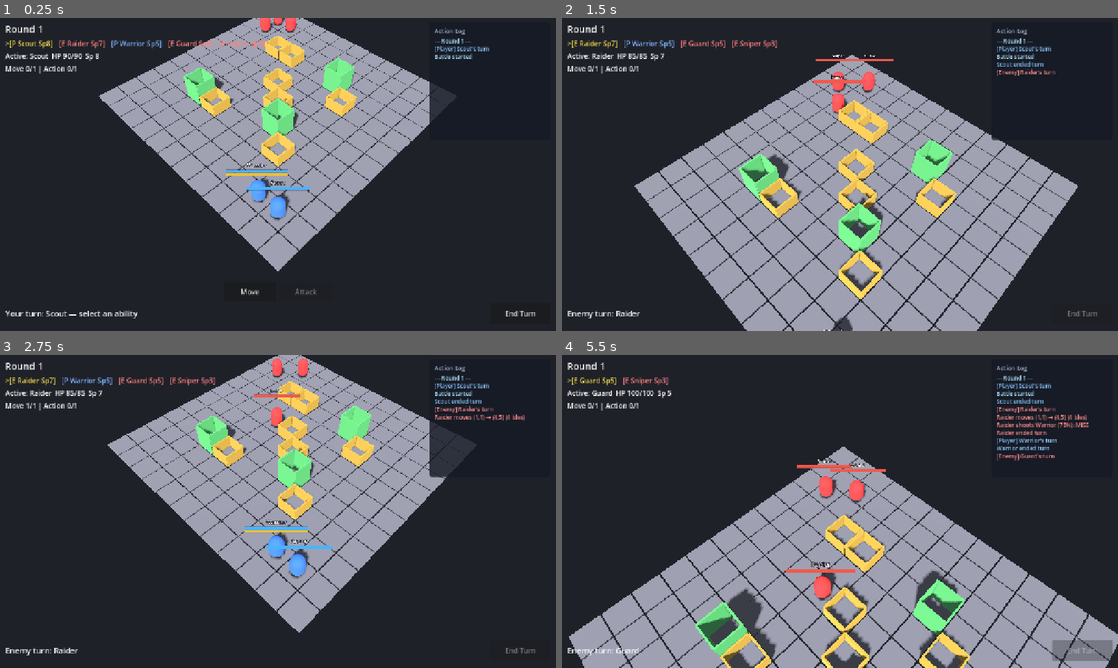
Above: before the commit, frames 1-4 (two rows, left to right).
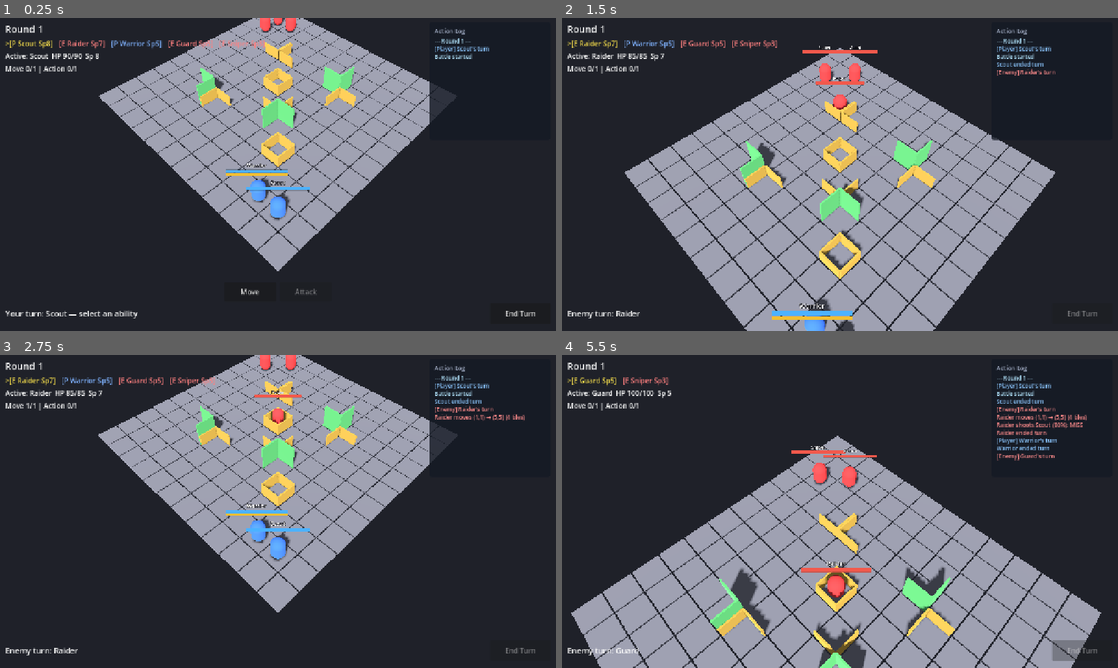
Above: after the commit, the same moments.

Repository: jabber484/battlechess-godot
Game: Godot game, scene res://scenes/battle/Battle.tscn
Two runs of this game, one before a commit and one after it. Both use one fixed random seed, a clock stepped at 60 frames per second and the inputs below.
Inputs (mouse positions are in pixels of both pictures, inside the frame that each line leads up to):
- Up to frame 1 (0.25 s): no input
- Up to frame 2 (1.5 s): click "End Turn" at 0.5 s; move the mouse to (962, 158) at 1.27 s; hold S (camera_pan_back) from 1.28 s (still down); click (962, 158) at 1.42 s
- Up to frame 3 (2.75 s): move the mouse to (166, 527) at 2.02 s; release S (camera_pan_back) at 2.03 s; tap W (camera_pan_forward) at 2.1 s; click (166, 527) at 2.17 s
- Up to frame 4 (5.5 s): tap Enter at 2.75 s; move the mouse to (895, 442) at 2.77 s; hold A (camera_pan_left) 2.78-3.53 s; click (895, 442) at 2.92 s; move the mouse to (812, 574) at 3.52 s; tap D (camera_pan_right) at 3.6 s; click (812, 574) at 3.67 s; click "Move" at 4.25 s; click "End Turn" at 5 s

The runs differ from the first frame. In frame 1, 1.3% of the frame differs, in the area x 33-65%, y 5-38%; in frame 2, 16%; in frame 3, 12%; in frame 4, 19%, in the area x 1-100%, y 19-100%.

Commit message:
Refactor combat mechanics and enhance cover system for strategic gameplay
- Updated hit chance calculations to incorporate distance penalties based on tile range, improving accuracy assessments.
- Introduced edge cover mechanics for tiles, allowing for directional cover evaluations during combat.
- Enhanced grid view to visually represent cover on tiles, improving player awareness of tactical options.
- Refactored AI scoring logic to account for distance and cover penalties, promoting more strategic decision-making in attacks.

Diff:
--- a/scripts/abilities/simple_attack_ability_data.gd
+++ b/scripts/abilities/simple_attack_ability_data.gd
@@ -2,7 +2,7 @@
 extends AbilityData
 
 @export var attack_range: int = 5
-## Hit-chance reduction per tile of range. 0 = no distance falloff.
+## Hit-chance reduction per tile beyond adjacent (distance uses N-1). 0 = no falloff.
 @export var distance_penalty_per_tile: int = 5
 
 
--- a/scripts/battle/battle_controller.gd
+++ b/scripts/battle/battle_controller.gd
@@ -233,16 +233,14 @@
 	if not ability.is_valid_target(attacker, defender.grid_pos, _ability_ctx):
 		battle_ui.set_status("Out of range")
 		return
-	var distance_penalty_per_tile := _distance_penalty_per_tile(ability)
-	var chance := combat_system.compute_hit_chance(
-		attacker, defender, distance_penalty_per_tile
-	)
 	if _pending_attack_target == defender:
 		await _execute_ability(ability, attacker, defender.grid_pos)
 	else:
 		_pending_attack_target = defender
 		_presenter.focus_unit(defender)
-		battle_ui.set_hit_chance("Hit chance: %d%% — click again to confirm" % chance)
+		battle_ui.set_hit_chance(
+			"%s — click again to confirm" % _hit_chance_text(attacker, defender, ability)
+		)
 		battle_ui.set_status("Targeting %s" % defender.display_name)
 
 
@@ -345,20 +343,54 @@
 	grid_view.clear_highlights()
 	var active := turn_manager.active_unit
 	if active == null or not active.is_player() or battle_state.is_over():
+		battle_ui.set_hit_chance("")
 		return
 	if _selected_ability == null or not _selected_ability.can_activate(active, _ability_ctx):
+		battle_ui.set_hit_chance("")
 		return
 	var tiles := _selected_ability.get_target_tiles(active, _ability_ctx)
 	if tiles.is_empty():
+		battle_ui.set_hit_chance("")
 		return
 	match _selected_ability.category:
 		BattleEnums.AbilityCategory.MOVE:
+			battle_ui.set_hit_chance("")
 			grid_view.show_reachable(tiles)
 			_refresh_move_hover_preview(active)
 		BattleEnums.AbilityCategory.ACTION:
 			grid_view.show_attackable(tiles)
+			_refresh_attack_hover_preview(active)
 		_:
 			grid_view.show_attackable(tiles)
+			_refresh_attack_hover_preview(active)
+
+
+func _refresh_attack_hover_preview(unit: Unit) -> void:
+	if unit == null or _selected_ability == null:
+		battle_ui.set_hit_chance("")
+		return
+	if not GridMath.is_in_bounds(_hovered_tile):
+		battle_ui.set_hit_chance("")
+		return
+	if not _selected_ability.is_valid_target(unit, _hovered_tile, _ability_ctx):
+		battle_ui.set_hit_chance("")
+		return
+	var defender := grid_system.get_occupant(_hovered_tile)
+	if defender == null or not defender.is_enemy():
+		battle_ui.set_hit_chance("")
+		return
+	grid_view.show_hover(_hovered_tile)
+	var text := _hit_chance_text(unit, defender, _selected_ability)
+	if _pending_attack_target == defender:
+		text = "%s — click again to confirm" % text
+	battle_ui.set_hit_chance(text)
+
+
+func _hit_chance_text(attacker: Unit, defender: Unit, ability: AbilityData) -> String:
+	var breakdown := combat_system.explain_hit_chance(
+		attacker, defender, _distance_penalty_per_tile(ability)
+	)
+	return combat_system.format_hit_chance(breakdown)
 
 
 func _refresh_move_hover_preview(unit: Unit) -> void:
--- a/scripts/data/battle_tile.gd
+++ b/scripts/data/battle_tile.gd
@@ -4,7 +4,8 @@
 var grid_pos: Vector2i = Vector2i.ZERO
 var walkable: bool = true
 var height: float = 0.0
-var cover: BattleEnums.Cover = BattleEnums.Cover.NONE
+## Cover on each cardinal edge of this tile (Direction -> Cover).
+var edge_cover: Dictionary = {}
 var occupant = null # Unit
 
 
@@ -14,3 +15,20 @@
 
 func clear_occupant() -> void:
 	occupant = null
+
+
+func get_edge_cover(dir: BattleEnums.Direction) -> BattleEnums.Cover:
+	return edge_cover.get(dir, BattleEnums.Cover.NONE) as BattleEnums.Cover
+
+
+func set_edge_cover(dir: BattleEnums.Direction, cover: BattleEnums.Cover) -> void:
+	if cover == BattleEnums.Cover.NONE:
+		edge_cover.erase(dir)
+		return
+	var existing: BattleEnums.Cover = get_edge_cover(dir)
+	if int(cover) >= int(existing):
+		edge_cover[dir] = cover
+
+
+func has_any_cover() -> bool:
+	return not edge_cover.is_empty()
--- a/scripts/data/enums.gd
+++ b/scripts/data/enums.gd
@@ -4,6 +4,9 @@
 enum Team { PLAYER, ENEMY }
 
 enum Cover { NONE, HALF, FULL }
+
+## Cardinal edges for directional cover (grid: +x east, +y south).
+enum Direction { NORTH, EAST, SOUTH, WEST }
 
 enum TurnPhase { IDLE, UNIT_TURN, ROUND_END, BATTLE_OVER }
 
@@ -16,3 +19,36 @@
 enum UnitResource { NONE, STAMINA, MANA, ENERGY }
 
 enum Presentation { NONE, MOVE, ATTACK }
+
+const DIRECTION_VECTORS: Array[Vector2i] = [
+	Vector2i(0, -1), # NORTH
+	Vector2i(1, 0), # EAST
+	Vector2i(0, 1), # SOUTH
+	Vector2i(-1, 0), # WEST
+]
+
+const ALL_DIRECTIONS: Array[Direction] = [
+	Direction.NORTH,
+	Direction.EAST,
+	Direction.SOUTH,
+	Direction.WEST,
+]
+
+
+static func direction_to_vector(dir: Direction) -> Vector2i:
+	return DIRECTION_VECTORS[int(dir)]
+
+
+static func vector_to_direction(offset: Vector2i) -> Direction:
+	match offset:
+		Vector2i(0, -1):
+			return Direction.NORTH
+		Vector2i(1, 0):
+			return Direction.EAST
+		Vector2i(0, 1):
+			return Direction.SOUTH
+		Vector2i(-1, 0):
+			return Direction.WEST
+		_:
+			push_error("Not a cardinal offset: %s" % offset)
+			return Direction.NORTH
--- a/scripts/systems/ai_system.gd
+++ b/scripts/systems/ai_system.gd
@@ -145,7 +145,7 @@
 				pass
 		if dist <= max_range:
 			can_shoot_from_here = true
-			var distance_penalty := dist * distance_penalty_per_tile
+			var distance_penalty := maxi(0, dist - 1) * distance_penalty_per_tile
 			var cover_penalty: int = combat_system.cover_penalty_between(tile, player.grid_pos)
 			var chance := clampi(unit.accuracy - distance_penalty - cover_penalty, 5, 100)
 			score += 40 + chance / 2
--- a/scripts/systems/combat_system.gd
+++ b/scripts/systems/combat_system.gd
@@ -42,10 +42,58 @@
 	defender: Unit,
 	distance_penalty_per_tile: int = 0,
 ) -> int:
+	return int(explain_hit_chance(attacker, defender, distance_penalty_per_tile)["chance"])
+
+
+## Accuracy, distance, and cover terms that feed `compute_hit_chance`.
+func explain_hit_chance(
+	attacker: Unit,
+	defender: Unit,
+	distance_penalty_per_tile: int = 0,
+) -> Dictionary:
 	var distance := GridMath.chebyshev(attacker.grid_pos, defender.grid_pos)
-	var distance_penalty := distance * distance_penalty_per_tile
-	var cover_penalty := cover_penalty_between(attacker.grid_pos, defender.grid_pos)
-	return clampi(attacker.accuracy - distance_penalty - cover_penalty, 5, 100)
+	## Falloff starts after adjacent (distance 1): penalty uses (N - 1) tiles.
+	var distance_steps := maxi(0, distance - 1)
+	var distance_penalty := distance_steps * distance_penalty_per_tile
+	var cover: BattleEnums.Cover = grid_system.get_directional_cover(
+		defender.grid_pos, attacker.grid_pos
+	)
+	var cover_penalty := _penalty_for_cover(cover)
+	var raw := attacker.accuracy - distance_penalty - cover_penalty
+	return {
+		"chance": clampi(raw, 5, 100),
+		"accuracy": attacker.accuracy,
+		"distance": distance,
+		"distance_steps": distance_steps,
+		"distance_penalty": distance_penalty,
+		"distance_penalty_per_tile": distance_penalty_per_tile,
+		"cover": cover,
+		"cover_penalty": cover_penalty,
+	}
+
+
+func format_hit_chance(breakdown: Dictionary) -> String:
+	var parts: PackedStringArray = PackedStringArray()
+	parts.append("%d base" % int(breakdown["accuracy"]))
+	var distance_penalty: int = int(breakdown["distance_penalty"])
+	if distance_penalty > 0:
+		parts.append(
+			"−%d dist (%d×%d)"
+			% [
+				distance_penalty,
+				int(breakdown["distance_steps"]),
+				int(breakdown["distance_penalty_per_tile"]),
+			]
+		)
+	var cover_penalty: int = int(breakdown["cover_penalty"])
+	if cover_penalty > 0:
+		var cover_name := (
+			"full cover"
+			if breakdown["cover"] == BattleEnums.Cover.FULL
+			else "half cover"
+		)
+		parts.append("−%d %s" % [cover_penalty, cover_name])
+	return "Hit %d%%: %s" % [int(breakdown["chance"]), " ".join(parts)]
 
 
 func cover_penalty_between(attacker_pos: Vector2i, defender_pos: Vector2i) -> int:
--- a/scripts/systems/grid_system.gd
+++ b/scripts/systems/grid_system.gd
@@ -5,17 +5,18 @@
 signal occupancy_changed(grid_pos: Vector2i)
 
 var tiles: Dictionary = {} # Vector2i -> BattleTile
+## Each entry: pos, cover level, dirs (cardinal edges that provide that cover).
 var _cover_layout: Array[Dictionary] = [
-	{"pos": Vector2i(3, 3), "cover": BattleEnums.Cover.HALF},
-	{"pos": Vector2i(4, 3), "cover": BattleEnums.Cover.HALF},
-	{"pos": Vector2i(7, 3), "cover": BattleEnums.Cover.FULL},
-	{"pos": Vector2i(8, 4), "cover": BattleEnums.Cover.HALF},
-	{"pos": Vector2i(3, 8), "cover": BattleEnums.Cover.FULL},
-	{"pos": Vector2i(4, 8), "cover": BattleEnums.Cover.HALF},
-	{"pos": Vector2i(6, 6), "cover": BattleEnums.Cover.HALF},
-	{"pos": Vector2i(7, 7), "cover": BattleEnums.Cover.FULL},
-	{"pos": Vector2i(5, 5), "cover": BattleEnums.Cover.HALF},
-	{"pos": Vector2i(8, 8), "cover": BattleEnums.Cover.HALF},
+	{"pos": Vector2i(3, 3), "cover": BattleEnums.Cover.HALF, "dirs": [BattleEnums.Direction.SOUTH, BattleEnums.Direction.EAST]},
+	{"pos": Vector2i(4, 3), "cover": BattleEnums.Cover.HALF, "dirs": [BattleEnums.Direction.SOUTH, BattleEnums.Direction.WEST]},
+	{"pos": Vector2i(7, 3), "cover": BattleEnums.Cover.FULL, "dirs": [BattleEnums.Direction.SOUTH, BattleEnums.Direction.EAST]},
+	{"pos": Vector2i(8, 4), "cover": BattleEnums.Cover.HALF, "dirs": [BattleEnums.Direction.NORTH, BattleEnums.Direction.WEST]},
+	{"pos": Vector2i(3, 8), "cover": BattleEnums.Cover.FULL, "dirs": [BattleEnums.Direction.NORTH, BattleEnums.Direction.EAST]},
+	{"pos": Vector2i(4, 8), "cover": BattleEnums.Cover.HALF, "dirs": [BattleEnums.Direction.NORTH, BattleEnums.Direction.WEST]},
+	{"pos": Vector2i(6, 6), "cover": BattleEnums.Cover.HALF, "dirs": [BattleEnums.Direction.SOUTH, BattleEnums.Direction.EAST]},
+	{"pos": Vector2i(7, 7), "cover": BattleEnums.Cover.FULL, "dirs": [BattleEnums.Direction.NORTH, BattleEnums.Direction.WEST]},
+	{"pos": Vector2i(5, 5), "cover": BattleEnums.Cover.HALF, "dirs": BattleEnums.ALL_DIRECTIONS},
+	{"pos": Vector2i(8, 8), "cover": BattleEnums.Cover.HALF, "dirs": BattleEnums.ALL_DIRECTIONS},
 ]
 
 
@@ -39,8 +40,10 @@
 			tiles[pos] = tile
 	for entry in _cover_layout:
 		var tile: BattleTile = tiles[entry["pos"]]
-		tile.cover = entry["cover"]
-		tile.walkable = false
+		var cover: BattleEnums.Cover = entry["cover"]
+		var dirs: Array = entry.get("dirs", BattleEnums.ALL_DIRECTIONS)
+		for dir in dirs:
+			tile.set_edge_cover(dir as BattleEnums.Direction, cover)
 
 
 func get_tile(grid_pos: Vector2i) -> BattleTile:
@@ -61,14 +64,20 @@
 	return ignore_unit != null and tile.occupant == ignore_unit
 
 
-func get_cover(grid_pos: Vector2i) -> BattleEnums.Cover:
+func get_edge_cover(grid_pos: Vector2i, dir: BattleEnums.Direction) -> BattleEnums.Cover:
 	var tile := get_tile(grid_pos)
 	if tile == null:
 		return BattleEnums.Cover.NONE
-	return tile.cover
+	return tile.get_edge_cover(dir)
 
 
-## Cover on tiles adjacent to the defender, only toward the attacker.
+func get_edge_cover_vec(grid_pos: Vector2i, edge: Vector2i) -> BattleEnums.Cover:
+	if absi(edge.x) + absi(edge.y) != 1:
+		return BattleEnums.Cover.NONE
+	return get_edge_cover(grid_pos, BattleEnums.vector_to_direction(edge))
+
+
+## Cover from the defender's edges and adjacent cover edges toward the attacker.
 func get_directional_cover(defender_pos: Vector2i, attacker_pos: Vector2i) -> BattleEnums.Cover:
 	var dx := signi(attacker_pos.x - defender_pos.x)
 	var dy := signi(attacker_pos.y - defender_pos.y)
@@ -76,11 +85,17 @@
 		return BattleEnums.Cover.NONE
 	var best: BattleEnums.Cover = BattleEnums.Cover.NONE
 	if dx != 0:
-		best = _max_cover(best, get_cover(defender_pos + Vector2i(dx, 0)))
+		var ox := Vector2i(dx, 0)
+		best = _max_cover(best, get_edge_cover_vec(defender_pos, ox))
+		best = _max_cover(best, get_edge_cover_vec(defender_pos + ox, -ox))
 	if dy != 0:
-		best = _max_cover(best, get_cover(defender_pos + Vector2i(0, dy)))
+		var oy := Vector2i(0, dy)
+		best = _max_cover(best, get_edge_cover_vec(defender_pos, oy))
+		best = _max_cover(best, get_edge_cover_vec(defender_pos + oy, -oy))
 	if dx != 0 and dy != 0:
-		best = _max_cover(best, get_cover(defender_pos + Vector2i(dx, dy)))
+		var diag := defender_pos + Vector2i(dx, dy)
+		best = _max_cover(best, get_edge_cover_vec(diag, Vector2i(-dx, 0)))
+		best = _max_cover(best, get_edge_cover_vec(diag, Vector2i(0, -dy)))
 	return best
 
 
--- a/scripts/systems/grid_view.gd
+++ b/scripts/systems/grid_view.gd
@@ -145,38 +145,41 @@
 			floor_mesh.material_override = mat
 			add_child(floor_mesh)
 			_tile_meshes[pos] = floor_mesh
-			if tile.cover != BattleEnums.Cover.NONE:
-				_spawn_cover(pos, tile.cover)
+			if tile.has_any_cover():
+				_spawn_cover(pos, tile)
 
 
-func _spawn_cover(grid_pos: Vector2i, cover: BattleEnums.Cover) -> void:
-	var h := 0.55 if cover == BattleEnums.Cover.HALF else 1.1
+func _spawn_cover(grid_pos: Vector2i, tile: BattleTile) -> void:
 	var thickness := 0.06
 	var width := 0.92
-	var center := GridMath.grid_to_world(grid_pos, h * 0.5 + 0.05)
-	var color := HALF_COVER_COLOR if cover == BattleEnums.Cover.HALF else FULL_COVER_COLOR
-	var mat := StandardMaterial3D.new()
-	mat.albedo_color = color
-	mat.cull_mode = BaseMaterial3D.CULL_DISABLED
-
 	var root := Node3D.new()
 	root.name = "Cover_%d_%d" % [grid_pos.x, grid_pos.y]
-	root.position = center
+	root.position = GridMath.grid_to_world(grid_pos, 0.0)
 	add_child(root)
 
-	# Four thin wall planes around the tile edge (N/S/E/W).
-	var walls: Array[Dictionary] = [
-		{"size": Vector3(width, h, thickness), "offset": Vector3(0.0, 0.0, -0.46)},
-		{"size": Vector3(width, h, thickness), "offset": Vector3(0.0, 0.0, 0.46)},
-		{"size": Vector3(thickness, h, width), "offset": Vector3(-0.46, 0.0, 0.0)},
-		{"size": Vector3(thickness, h, width), "offset": Vector3(0.46, 0.0, 0.0)},
-	]
-	for wall in walls:
+	# Thin wall planes on edges that provide cover (N/E/S/W).
+	var wall_by_dir: Dictionary = {
+		BattleEnums.Direction.NORTH: {"size": Vector3(width, 1.0, thickness), "offset": Vector3(0.0, 0.0, -0.46)},
+		BattleEnums.Direction.SOUTH: {"size": Vector3(width, 1.0, thickness), "offset": Vector3(0.0, 0.0, 0.46)},
+		BattleEnums.Direction.WEST: {"size": Vector3(thickness, 1.0, width), "offset": Vector3(-0.46, 0.0, 0.0)},
+		BattleEnums.Direction.EAST: {"size": Vector3(thickness, 1.0, width), "offset": Vector3(0.46, 0.0, 0.0)},
+	}
+	for dir in tile.edge_cover.keys():
+		var cover: BattleEnums.Cover = tile.edge_cover[dir]
+		if cover == BattleEnums.Cover.NONE:
+			continue
+		var wall: Dictionary = wall_by_dir[dir]
+		var h := 0.55 if cover == BattleEnums.Cover.HALF else 1.1
 		var mesh := MeshInstance3D.new()
 		var box := BoxMesh.new()
-		box.size = wall["size"]
+		var size: Vector3 = wall["size"]
+		box.size = Vector3(size.x, h, size.z)
 		mesh.mesh = box
-		mesh.position = wall["offset"]
+		var offset: Vector3 = wall["offset"]
+		mesh.position = offset + Vector3(0.0, h * 0.5 + 0.05, 0.0)
+		var mat := StandardMaterial3D.new()
+		mat.albedo_color = HALF_COVER_COLOR if cover == BattleEnums.Cover.HALF else FULL_COVER_COLOR
+		mat.cull_mode = BaseMaterial3D.CULL_DISABLED
 		mesh.material_override = mat
 		root.add_child(mesh)
 
